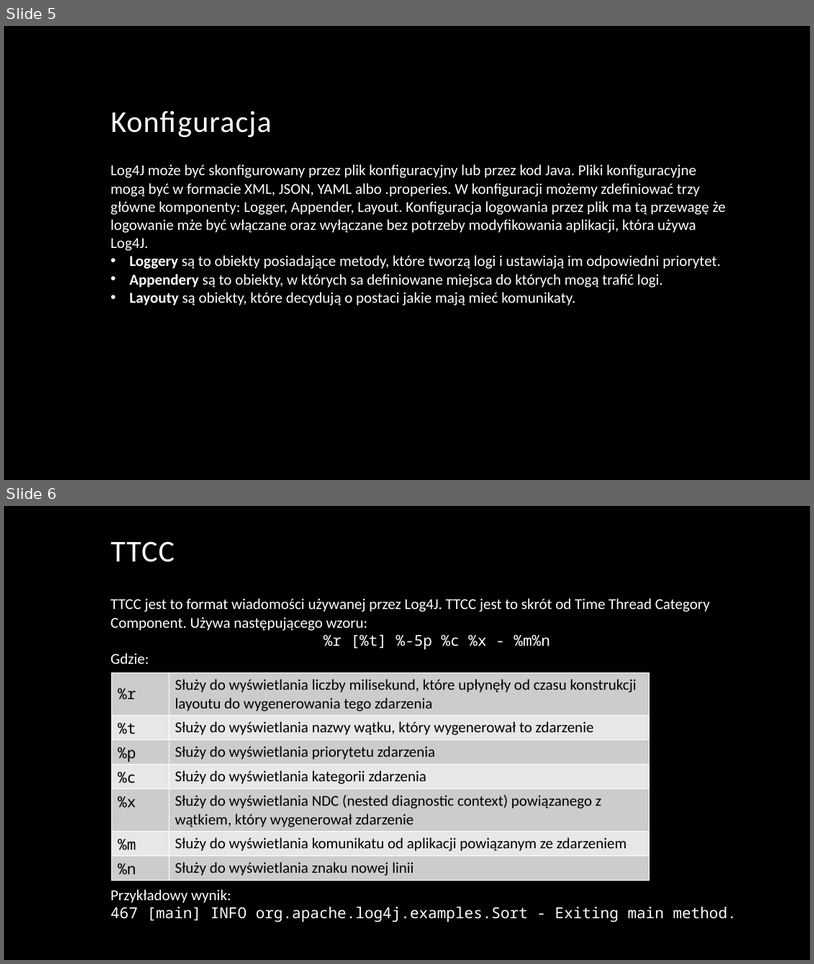
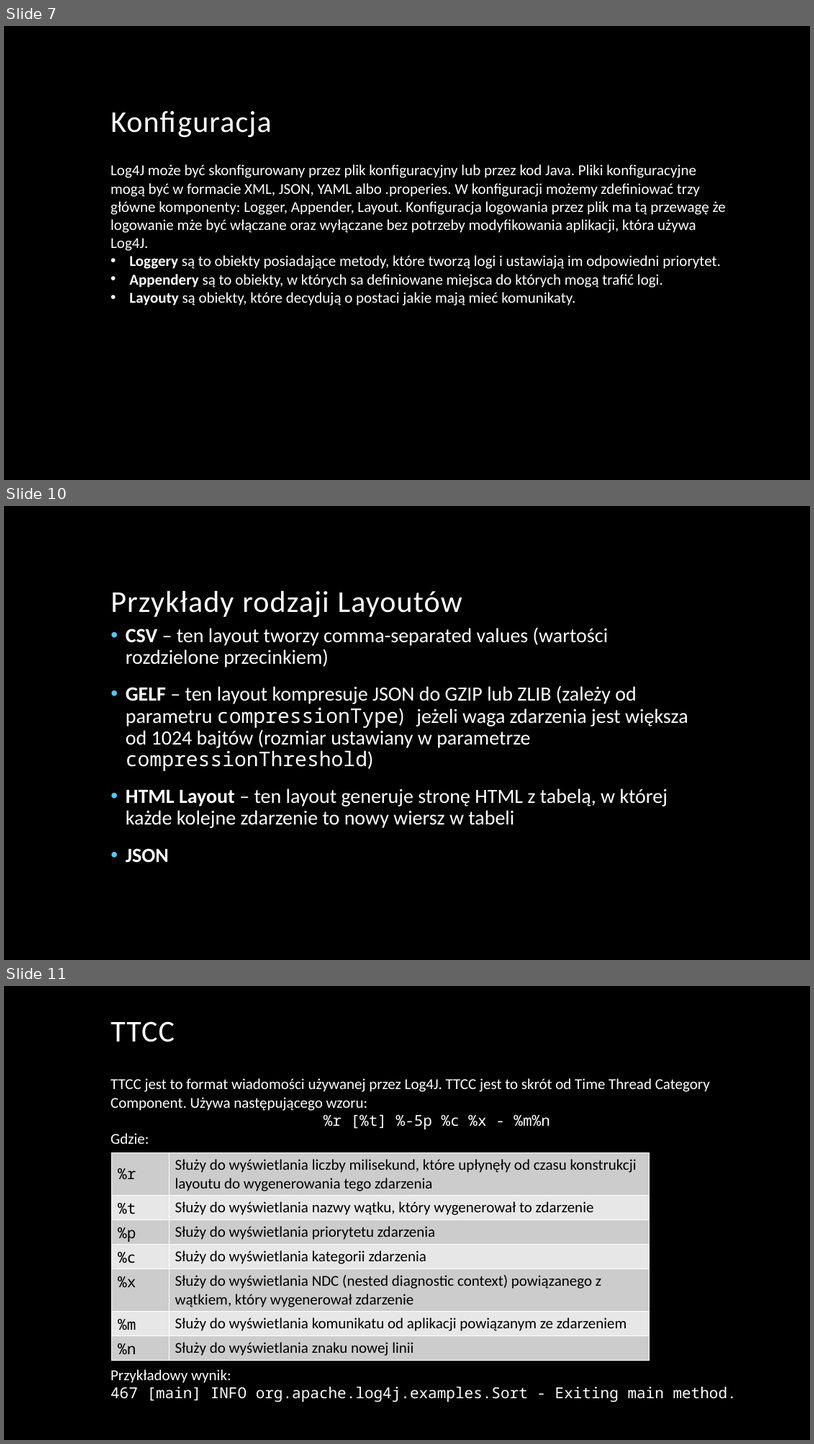
Before and after one commit to pawel54321/PZ_2019_L4_GR2, a slide deck: Dziennik logów w Javie - Log4J.pptx. Shown one above the other, each under a label of ours: slides 5 and 6 before the commit, slides 7, 10 and 11 after it; the slides between them are not shown. The pictures are 814x964 and 814x1444 pixels, drawn with LibreOffice and Linux fonts; fonts in the diff are those of the drawing; background and template pictures are left out. Boxes give left, top, right and bottom in pixels: in the first picture for what was removed or moved away, otherwise in the second. Text is boxed around its words. In the diff, an @@ line names an element or a change of style, - is before the commit and + after.

```diff
--- a/Dziennik logów w Javie - Log4J.pptx
+++ b/Dziennik logów w Javie - Log4J.pptx
@@ slide 10 added at (x1=4, y1=506, x2=810, y2=960), background picture (left out) @@
@@ title added at (x1=111, y1=591, x2=463, y2=618), 36 pt, text #FFFFFF @@
+Przykłady rodzaji Layoutów
@@ text added at (x1=126, y1=627, x2=689, y2=862), 24 pt, text #FFFFFF @@
+• CSV – ten layout tworzy comma-separated values (wartości rozdzielone przecinkiem)
+• GELF – ten layout kompresuje JSON do GZIP lub ZLIB (zależy od parametru compressionType) jeżeli waga zdarzenia jest większa od 1024 bajtów (rozmiar ustawiany w parametrze compressionThreshold)
+• HTML Layout – ten layout generuje stronę HTML z tabelą, w której każde kolejne zdarzenie to nowy wiersz w tabeli
+• JSON
@@ what was slide 5 is now slide 7 @@
@@ what was slide 6 is now slide 11 @@
```
Also in this commit, not shown: 6 other slides added.
